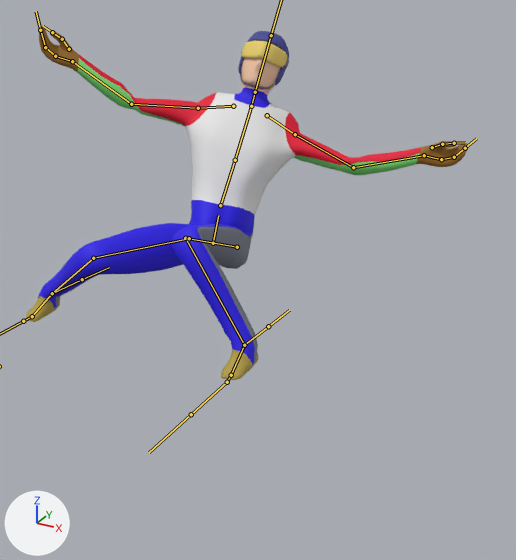
Two versions of the FBX model Assets/Models/Characters/jumper.fbx, one commit apart.
Camera for both pictures: a 50 mm camera at (1.14, -1.91, 1.17) aimed at (0.12, -0.05, 0.25). The lights are fixed; the arrows at lower left show +X, +Y and +Z. Both versions are drawn at frame 1 of the action 'Armature|CubeAction'; the numbers are the values there. The bones that bend it are drawn over the model as lines.

Objects in the first picture: 'Cube', 'Goggles', 'Helmet'.
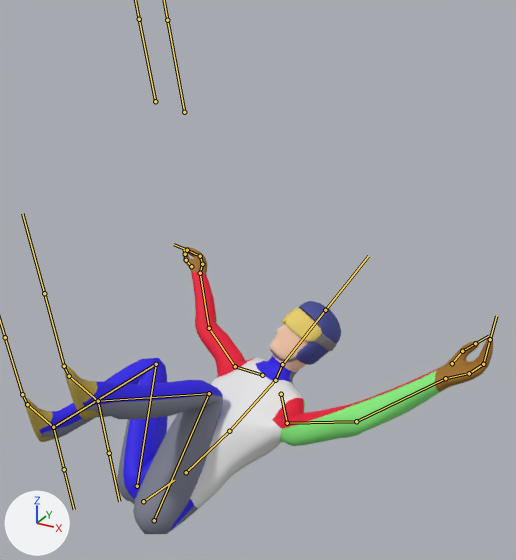
What differs and where, as boxes (x1, y1, x2, y2) in the pictures (516 x 560 px):
'Cube', posed (6% wider, 19% shorter): before (26, 26, 467, 380); after (24, 247, 493, 534)
'Helmet', posed (38% wider, 10% taller): before (238, 31, 289, 89); after (270, 301, 341, 365)
'Goggles', posed (14% wider, 61% taller): before (241, 41, 289, 68); after (282, 307, 337, 351)
bone 'Hips', root to tip: before (213, 243) to (218, 215); after (143, 501) to (174, 480)
bone 'Spine', root to tip: before (220, 205) to (235, 160); after (186, 472) to (229, 431)
bone 'Upper Arm.L', root to tip: before (295, 134) to (353, 167); after (287, 423) to (356, 421)
bone 'Upper Arm.R', root to tip: before (198, 108) to (131, 104); after (235, 366) to (209, 328)
bone 'Lower Arm.R', root to tip: before (131, 104) to (72, 61); after (209, 328) to (200, 273)
bone 'Upper Leg.L', root to tip: before (237, 247) to (185, 238); after (154, 520) to (209, 393)
bone 'Lower Leg.L', root to tip: before (185, 238) to (244, 345); after (209, 393) to (98, 401)
bone 'Foot.L', root to tip: before (244, 345) to (231, 375); after (98, 401) to (69, 376)
bone 'Upper Leg.R', root to tip: before (189, 238) to (93, 258); after (137, 486) to (156, 364)
bone 'Lower Leg.R', root to tip: before (93, 258) to (52, 293); after (156, 364) to (53, 427)
bone 'Foot.R', root to tip: before (52, 293) to (32, 316); after (53, 427) to (27, 404)
bone 'Leg IK.L', root to tip: before (244, 345) to (268, 326); after (98, 401) to (109, 453)
bone 'Leg IK.R', root to tip: before (52, 293) to (82, 279); after (53, 427) to (64, 469)

The change in detail:
Bone 'Hips' (bone_hips) moves from (-0.193, -0.631, -0.117) to (0.005, -1.132, 0.663).
Bone 'Hips' (bone_hips) turns from (-51, 23, -12) to (-74, -36, 7) degrees about its own x, y and z.
Bone 'Spine' (bone_spine) turns from (22, -1, -8) to (22, 0, 0) degrees about its own x, y and z.
Bone 'Upper Arm.L' (bone_upper_arm_l) turns from (16, -37, 35) to (27, -82, 66) degrees about its own x, y and z.
Bone 'Upper Arm.R' (bone_upper_arm_r) turns from (14, 13, -43) to (12, -5, -67) degrees about its own x, y and z.
Bone 'Lower Arm.R' (bone_lower_arm_r) turns from (13, 99, -18) to (-20, 1, -33) degrees about its own x, y and z.
Bone 'Upper Leg.L' (bone_upper_leg_l) turns from (89, 33, 42) to (140, -19, 25) degrees about its own x, y and z.
Bone 'Lower Leg.L' (bone_lower_leg_l) turns from (-99, -19, -16) to (-97, -18, -16) degrees about its own x, y and z.
Bone 'Foot.L' (bone_foot_l) turns from (1, -27, -16) to (-32, -23, 9) degrees about its own x, y and z.
Bone 'Upper Leg.R' (bone_upper_leg_r) turns from (34, -27, -64) to (73, 57, -61) degrees about its own x, y and z.
Bone 'Lower Leg.R' (bone_lower_leg_r) turns from (-84, 15, 16) to (-44, 51, 98) degrees about its own x, y and z.
Bone 'Foot.R' (bone_foot_r) turns from (25, 38, 35) to (1, -11, -18) degrees about its own x, y and z.
Bone 'Leg IK.L' (bone_leg_ik_l) moves from (0.0, -0.184, -0.022) to (-0.102, -0.771, 0.044).
Bone 'Leg IK.L' (bone_leg_ik_l) turns from (0, 0, 0) to (-83, -1, -37) degrees about its own x, y and z.
Bone 'Leg IK.R' (bone_leg_ik_r) moves from (-0.577, -0.184, -0.022) to (-0.188, -0.609, -0.238).
Bone 'Leg IK.R' (bone_leg_ik_r) turns from (0, 0, 0) to (-83, -1, -37) degrees about its own x, y and z.
